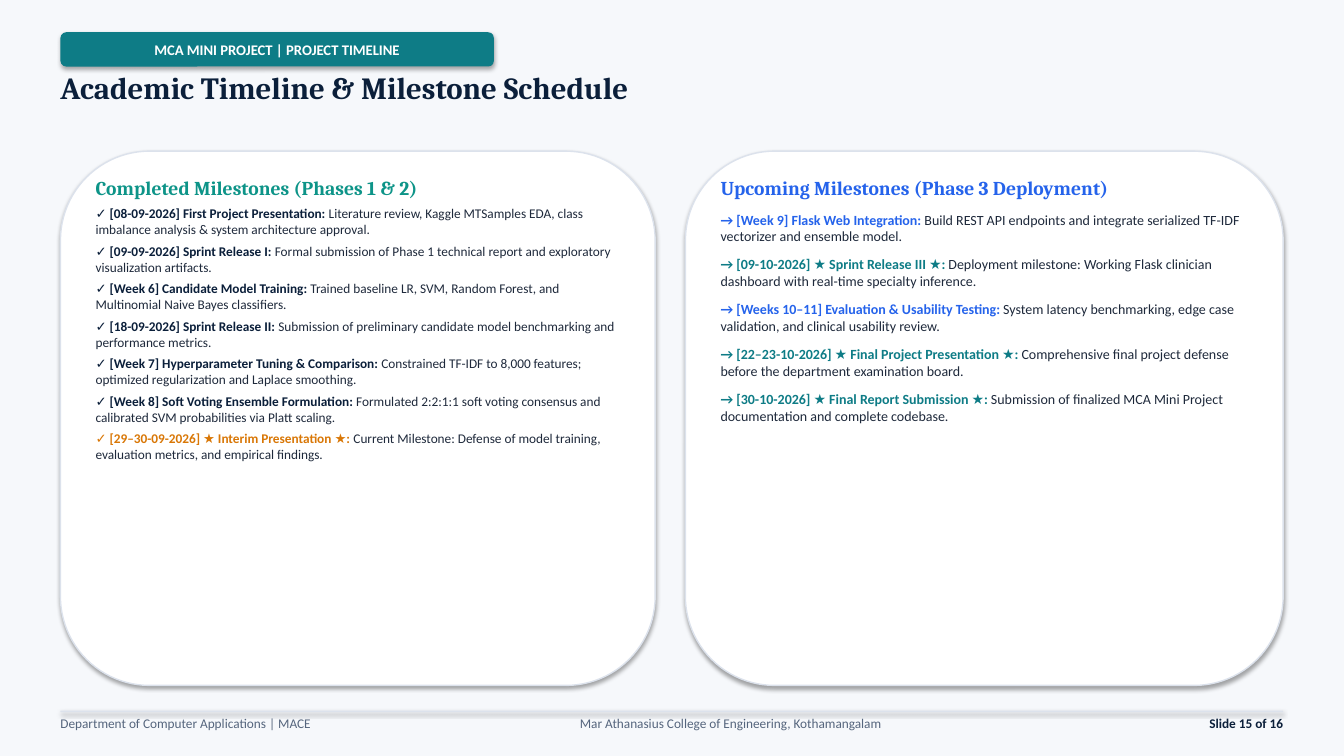
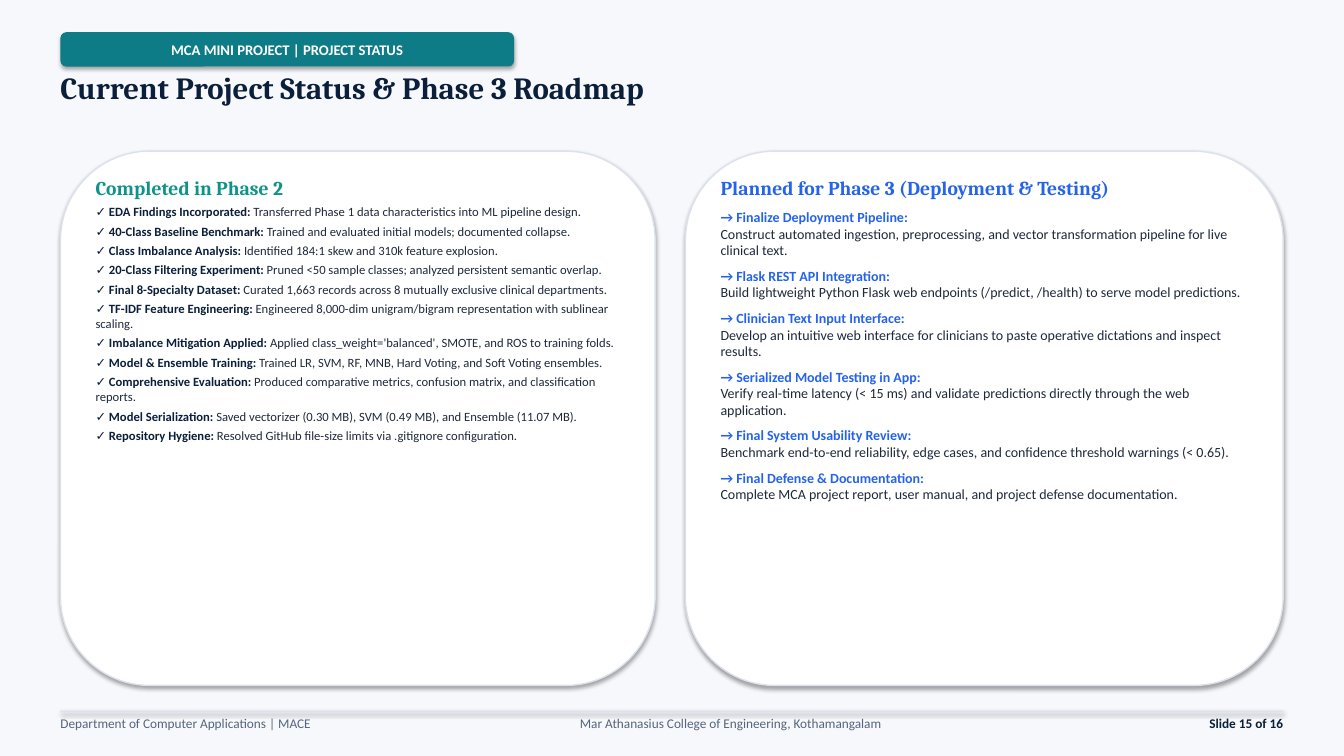
Before and after one commit to JiphinGeorge/Mini-Project-S3-MCA, a slide deck: slide 15 of model training project/2nd Presentation 30-9-2026/Medical_Specialty_Classification_Interim_Presentation_2.pptx. Drawn at 1344x756 pixels with LibreOffice and Linux fonts; fonts in the diff are those of the drawing. Boxes give left, top, right and bottom in pixels: in the first picture for what was removed or moved away, otherwise in the second. Text is boxed around its words. In the diff, an @@ line names an element or a change of style, - is before the commit and + after.

Commit message:
feat: update interim presentation script and generate new PowerPoint presentation file

```diff
--- a/model training project/2nd Presentation 30-9-2026/Medical_Specialty_Classification_Interim_Presentation_2.pptx
+++ b/model training project/2nd Presentation 30-9-2026/Medical_Specialty_Classification_Interim_Presentation_2.pptx
@@ rounded rectangle "MCA MINI PROJECT | PROJECT ...": place and size @@
-rounded rectangle "MCA MINI PROJECT | PROJECT ..." at (60, 32, 494, 67)
+rounded rectangle "MCA MINI PROJECT | PROJECT ..." at (60, 32, 514, 67)
@@ text in rounded rectangle at (171, 45, 403, 55): text changed @@
-MCA MINI PROJECT | PROJECT TIMELINE
+MCA MINI PROJECT | PROJECT STATUS
@@ text at (60, 77, 643, 106): text changed @@
-Academic Timeline & Milestone Schedule
+Current Project Status & Phase 3 Roadmap
@@ text at (96, 181, 614, 442): text changed; size 9.5 to 9 pt @@
-Completed Milestones (Phases 1 & 2)
-✓ [08-09-2026] First Project Presentation: Literature review, Kaggle MTSamples EDA, class imbalance analysis & system architecture approval.
-✓ [09-09-2026] Sprint Release I: Formal submission of Phase 1 technical report and exploratory visualization artifacts.
-✓ [Week 6] Candidate Model Training: Trained baseline LR, SVM, Random Forest, and Multinomial Naive Bayes classifiers.
-✓ [18-09-2026] Sprint Release II: Submission of preliminary candidate model benchmarking and performance metrics.
-✓ [Week 7] Hyperparameter Tuning & Comparison: Constrained TF-IDF to 8,000 features; optimized regularization and Laplace smoothing.
-✓ [Week 8] Soft Voting Ensemble Formulation: Formulated 2:2:1:1 soft voting consensus and calibrated SVM probabilities via Platt scaling.
-✓ [29–30-09-2026] ★ Interim Presentation ★: Current Milestone: Defense of model training, evaluation metrics, and empirical findings.
+Completed in Phase 2
+✓ EDA Findings Incorporated: Transferred Phase 1 data characteristics into ML pipeline design.
+✓ 40-Class Baseline Benchmark: Trained and evaluated initial models; documented collapse.
+✓ Class Imbalance Analysis: Identified 184:1 skew and 310k feature explosion.
+✓ 20-Class Filtering Experiment: Pruned <50 sample classes; analyzed persistent semantic overlap.
+✓ Final 8-Specialty Dataset: Curated 1,663 records across 8 mutually exclusive clinical departments.
+✓ TF-IDF Feature Engineering: Engineered 8,000-dim unigram/bigram representation with sublinear scaling.
+✓ Imbalance Mitigation Applied: Applied class_weight='balanced', SMOTE, and ROS to training folds.
+✓ Model & Ensemble Training: Trained LR, SVM, RF, MNB, Hard Voting, and Soft Voting ensembles.
+✓ Comprehensive Evaluation: Produced comparative metrics, confusion matrix, and classification reports.
+✓ Model Serialization: Saved vectorizer (0.30 MB), SVM (0.49 MB), and Ensemble (11.07 MB).
+✓ Repository Hygiene: Resolved GitHub file-size limits via .gitignore configuration.
@@ text at (721, 181, 1241, 502): text changed @@
-Upcoming Milestones (Phase 3 Deployment)
-→ [Week 9] Flask Web Integration: Build REST API endpoints and integrate serialized TF-IDF vectorizer and ensemble model.
-→ [09-10-2026] ★ Sprint Release III ★: Deployment milestone: Working Flask clinician dashboard with real-time specialty inference.
-→ [Weeks 10–11] Evaluation & Usability Testing: System latency benchmarking, edge case validation, and clinical usability review.
-→ [22–23-10-2026] ★ Final Project Presentation ★: Comprehensive final project defense before the department examination board.
-→ [30-10-2026] ★ Final Report Submission ★: Submission of finalized MCA Mini Project documentation and complete codebase.
+Planned for Phase 3 (Deployment & Testing)
+→ Finalize Deployment Pipeline:
+Construct automated ingestion, preprocessing, and vector transformation pipeline for live clinical text.
+→ Flask REST API Integration:
+Build lightweight Python Flask web endpoints (/predict, /health) to serve model predictions.
+→ Clinician Text Input Interface:
+Develop an intuitive web interface for clinicians to paste operative dictations and inspect results.
+→ Serialized Model Testing in App:
+Verify real-time latency (< 15 ms) and validate predictions directly through the web application.
+→ Final System Usability Review:
+Benchmark end-to-end reliability, edge cases, and confidence threshold warnings (< 0.65).
+→ Final Defense & Documentation:
+Complete MCA project report, user manual, and project defense documentation.
```
Also in this commit, not shown: 11 other slides changed, 4 slides added, 4 slides removed, 1 other file.
